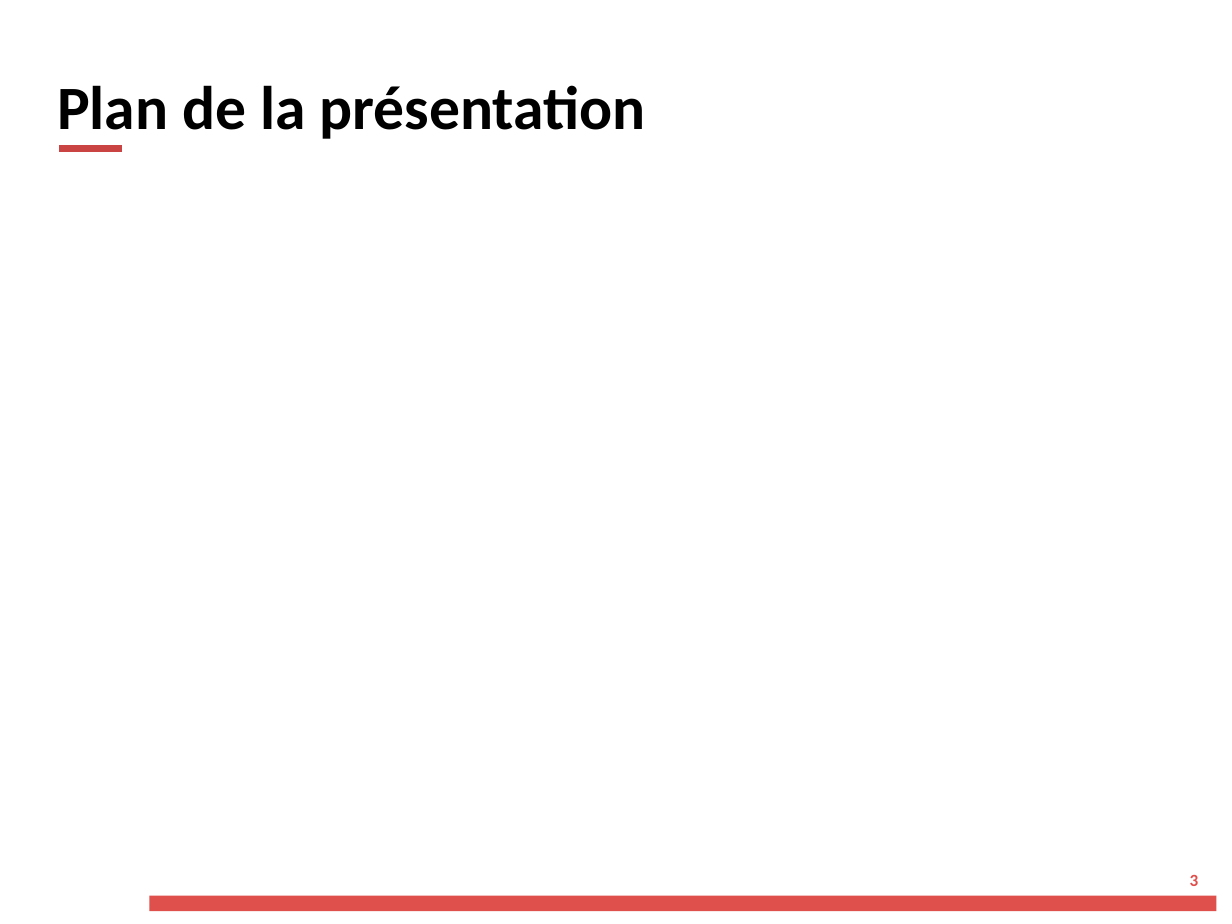
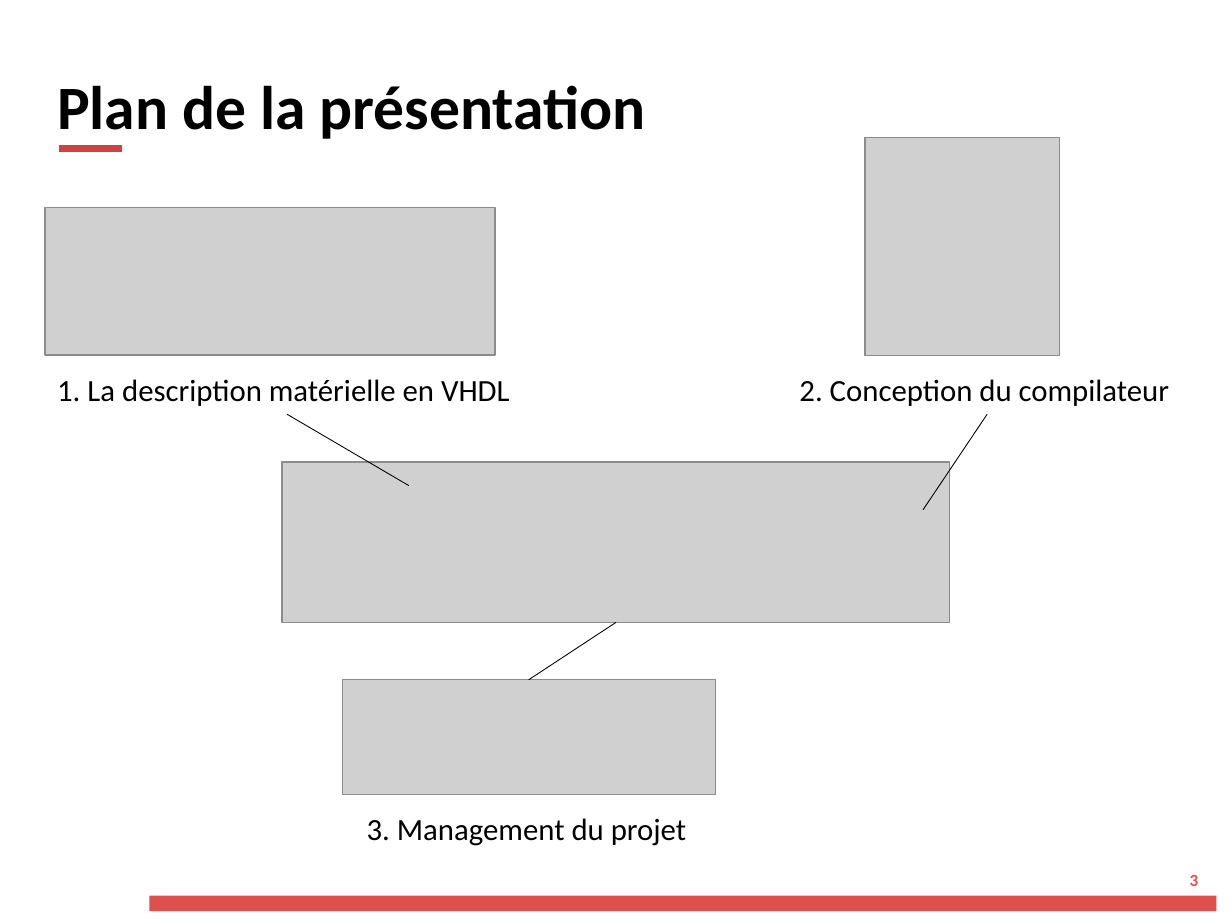
Before and after one commit to Devdevdavid/ProceXeirb, a slide deck: slide 3 of doc/Présentation_SoireePartenaireEMK.pptx. Drawn at 1232x924 pixels with LibreOffice and Linux fonts; fonts in the diff are those of the drawing; grey boxes stand for pictures; background and template pictures are left out. Boxes give left, top, right and bottom in pixels: in the first picture for what was removed or moved away, otherwise in the second. Text is boxed around its words. In the diff, an @@ line names an element or a change of style, - is before the commit and + after.

```diff
--- a/doc/Présentation_SoireePartenaireEMK.pptx
+++ b/doc/Présentation_SoireePartenaireEMK.pptx
@@ picture added at (x1=865, y1=137, x2=1060, y2=355) @@
@@ picture added at (x1=46, y1=208, x2=495, y2=355) @@
@@ text added at (x1=57, y1=379, x2=509, y2=406), 18 pt, text #000000 @@
+1. La description matérielle en VHDL
@@ text added at (x1=799, y1=379, x2=1169, y2=406), 18 pt, text #000000 @@
+2. Conception du compilateur
@@ line added from (287, 414) to (409, 485), #000000 0.5 pt @@
@@ line added from (987, 414) to (923, 510), #000000 0.5 pt @@
@@ picture added at (x1=282, y1=462, x2=950, y2=622) @@
@@ line added from (616, 622) to (529, 680), #000000 0.5 pt @@
@@ picture added at (x1=342, y1=680, x2=716, y2=795) @@
@@ text added at (x1=367, y1=818, x2=686, y2=846), 18 pt, text #000000 @@
+3. Management du projet
```
Also in this commit, not shown: 2 other slides changed, 4 slides added, 1 slide removed, 7 other files.
